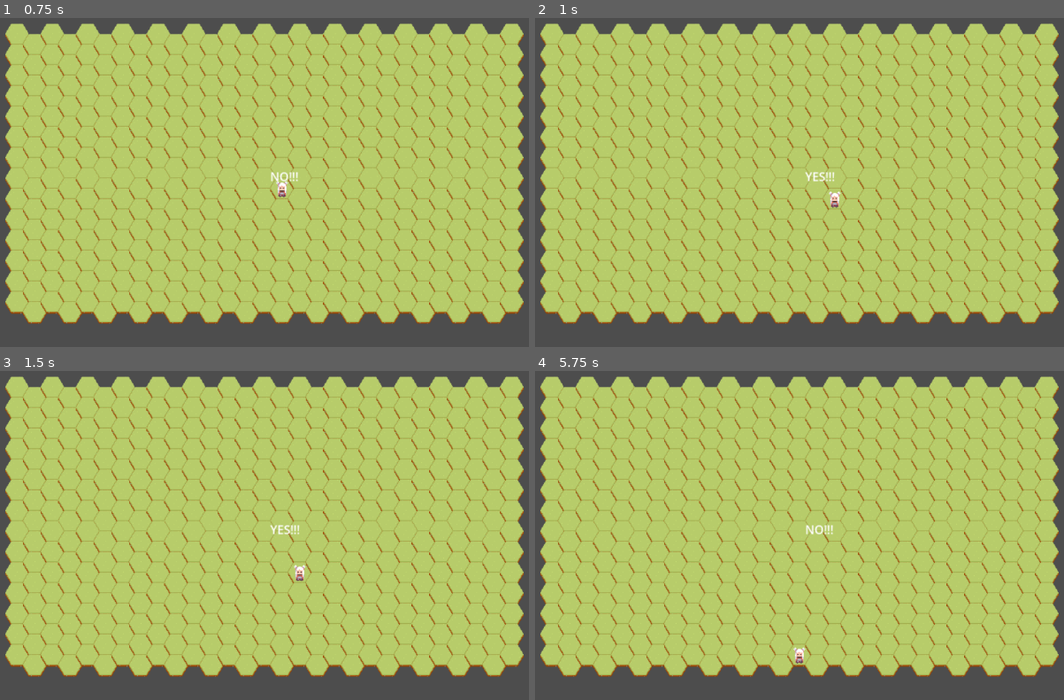
Above: before the commit, frames 1-4 (two rows, left to right).
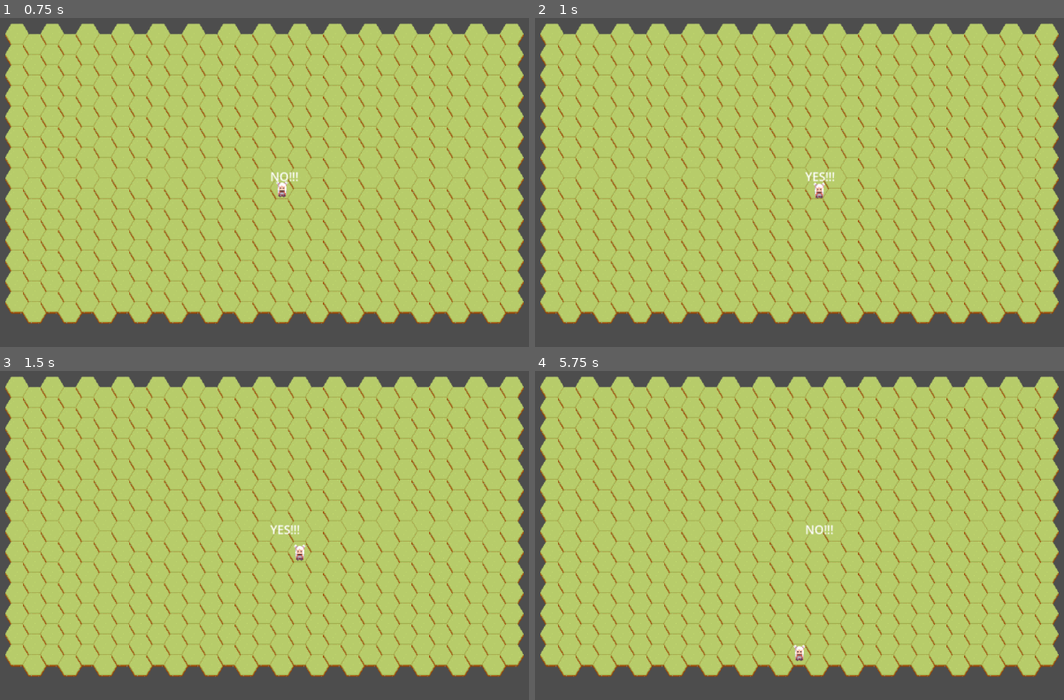
Above: after the commit, the same moments.

Repository: Ctoagn1/scarlet-game-jam-fall-2026
Game: Godot game, scene res://node_2d.tscn
The game is run twice, just before and just after one commit, with the same random seed, the same clock (stepped at 60 frames per second) and the same inputs.
Inputs:
- Up to frame 1 (0.75 s): tap Enter at 0.5 s; hold D (DownRight) from 0.53 s (still down)
- Up to frame 2 (1 s): keep holding D (DownRight)
- Up to frame 3 (1.5 s): tap Space at 1.25 s; release D (DownRight) at 1.28 s; hold S (Down) from 1.28 s (still down)
- Up to frame 4 (5.75 s): tap Enter at 2, 3.5 s; release S (Down) at 2.03 s; hold D (DownRight) 2.03-2.78 s; tap Space at 2.75, 4.25 s; hold W (Up) 2.78-3.53 s; hold A (DownLeft) 3.53-5.03 s; hold S (Down) from 5.03 s (still down)

Frame 1 is identical in both runs. In frame 2, 0.2% of the frame differs, in the area x 52-58%, y 50-58%; in frame 3, 0.2%; in frame 4, less than 0.1%.

Commit message:
added lerp

Diff:
--- a/scripts/player.gd
+++ b/scripts/player.gd
@@ -6,9 +6,24 @@
 
 var moved = false;
 
+var t = 0;
+var in_motion = false;
+var newpos = Vector2i(0, 0)
+var oldpos = global_position
+
 func _ready() -> void:
 	global_position = TILEMAP.map_to_local(Vector2i(0, 0))
 	parent_node = get_parent()
+
+
+func _physics_process(delta: float) -> void:
+	if(in_motion):
+		t += delta *7.5
+		global_position = oldpos.lerp(newpos, t)
+		if(t >= 1):
+			in_motion = false;
+			oldpos = newpos
+			t = 0;
 
 func _process(_delta: float) -> void:
 
@@ -37,7 +52,10 @@
 			if parent_node.in_bounds(pos + Vector2i(0, 1)):
 				pos = pos + Vector2i(0, 1)
 				moved = true
-		global_position = TILEMAP.map_to_local(pos)
+		if (moved):
+			in_motion = true;
+			oldpos = global_position
+			newpos = TILEMAP.map_to_local(pos)
 	else:
 		if Input.is_action_pressed("Down") || Input.is_action_pressed("Up") || Input.is_action_pressed("Left") || Input.is_action_pressed("Right"):
 			print_debug("boo you suck at timing")
